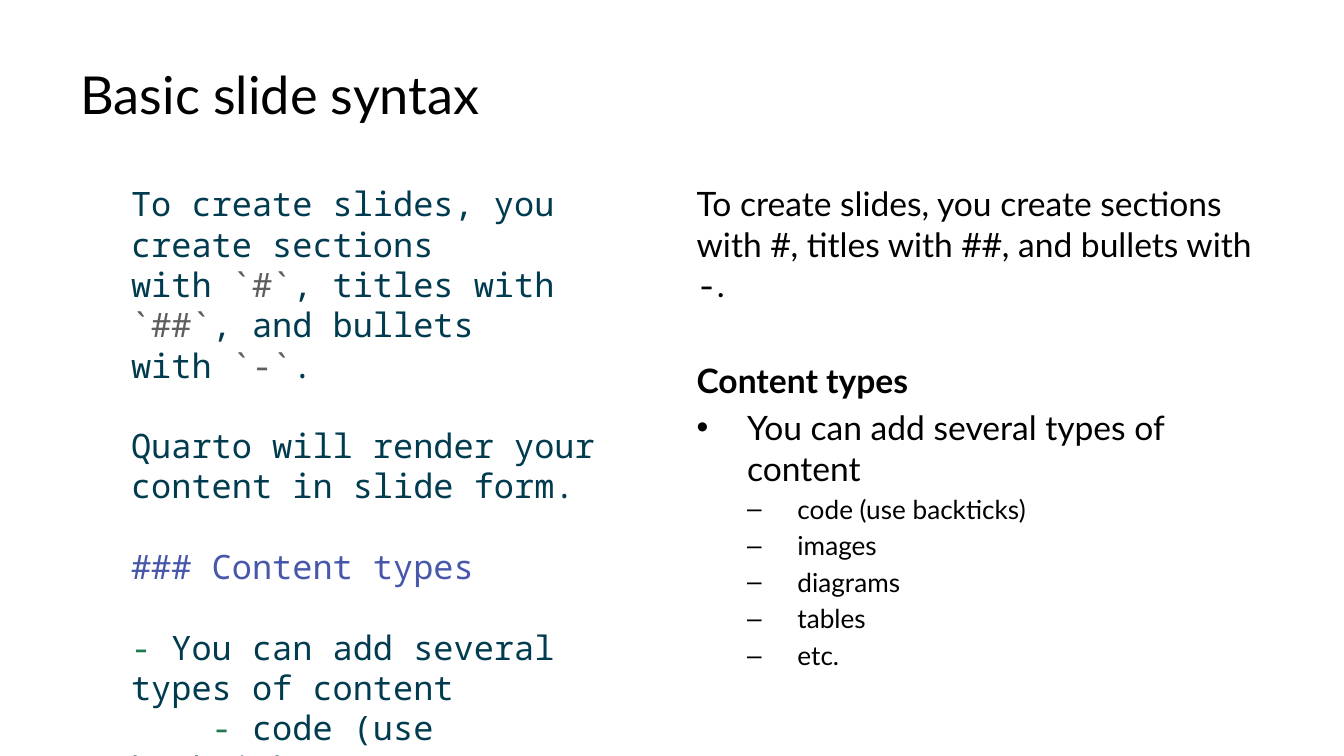
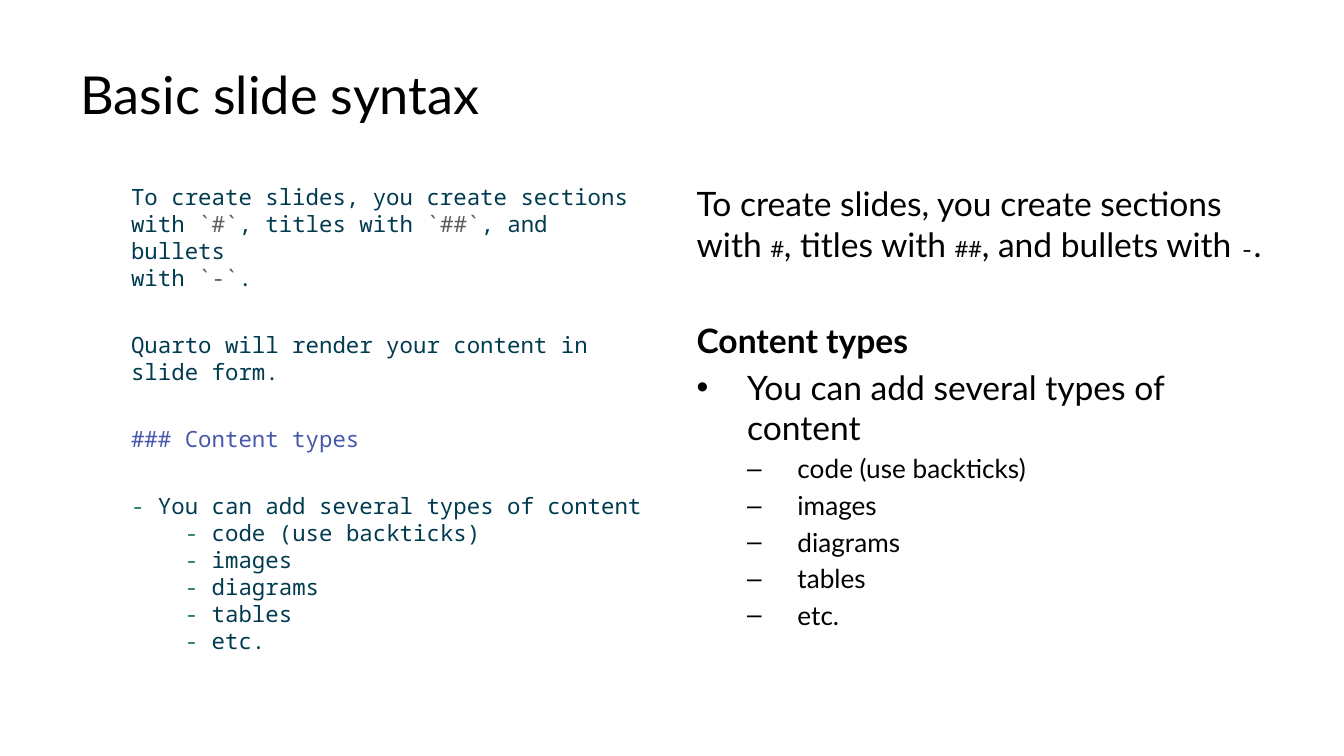
Before and after one commit to lucas-a-meyer/using-quarto, a slide deck: slide 14 of docs/presentation.pptx. Drawn at 1344x756 pixels with LibreOffice and Linux fonts; fonts in the diff are those of the drawing. Boxes give left, top, right and bottom in pixels: in the first picture for what was removed or moved away, otherwise in the second. Text is boxed around its words. In the diff, an @@ line names an element or a change of style, - is before the commit and + after.

```diff
--- a/docs/presentation.pptx
+++ b/docs/presentation.pptx
@@ text "To create slides, you create ..." at [131, 188, 641, 650]: size 18 to 12 pt; less space between paragraphs @@
@@ text at [697, 191, 1231, 258]: size 18 to 12 pt in "#, ##, -." @@
```
Also in this commit, not shown: 8 other slides changed, 4 other files.
